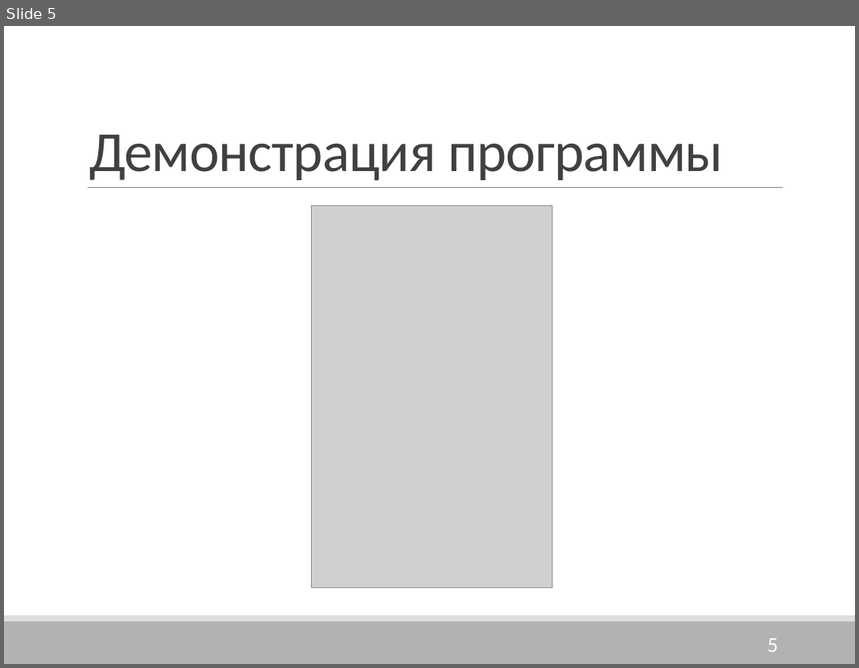
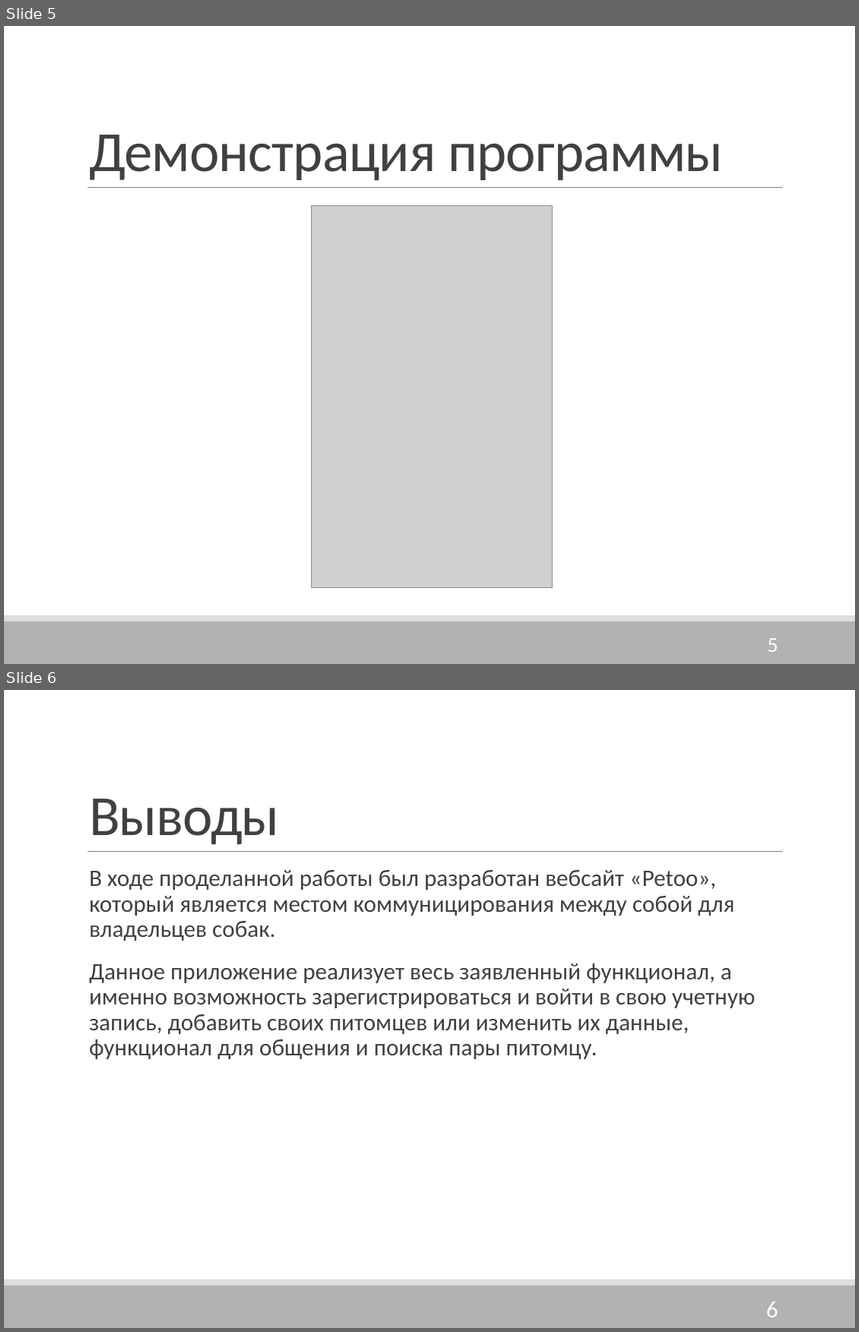
Before and after one commit to BizZzare/StepDiploma2.0, a slide deck: Головизнина/Разработка Android-приложения1.pptx. Shown one above the other, each under a label of ours: slide 5 before the commit, slides 5 and 6 after it. The pictures are 859x668 and 859x1332 pixels, drawn with LibreOffice and Linux fonts; fonts in the diff are those of the drawing; grey boxes stand for pictures. Boxes give left, top, right and bottom in pixels: in the first picture for what was removed or moved away, otherwise in the second. Text is boxed around its words. In the diff, an @@ line names an element or a change of style, - is before the commit and + after.

```diff
--- a/Головизнина/Разработка Android-приложения1.pptx
+++ b/Головизнина/Разработка Android-приложения1.pptx
@@ slide 6 added at <box>4,690,855,1328</box>, background #FFFFFF; not listed: 3 template elements that a slide beside it also shows @@
@@ title added at <box>89,799,280,845</box>, 48 pt, text #404040 @@
+Выводы
@@ text added at <box>89,870,755,1059</box>, 20 pt, text #404040 @@
+  В ходе проделанной работы был разработан вебсайт «Petoo», который является местом коммуницирования между собой для владельцев собак.
+  Данное приложение реализует весь заявленный функционал, а именно возможность зарегистрироваться и войти в свою учетную запись, добавить своих питомцев или изменить их данные, функционал для общения и поиска пары питомцу.
@@ page number added at <box>766,1302,778,1318</box>, 20 pt, text #FFFFFF @@
+6
```
Also in this commit, not shown: 3 slides changed, 2 other slides added, 3 slides removed, 2 other files.
